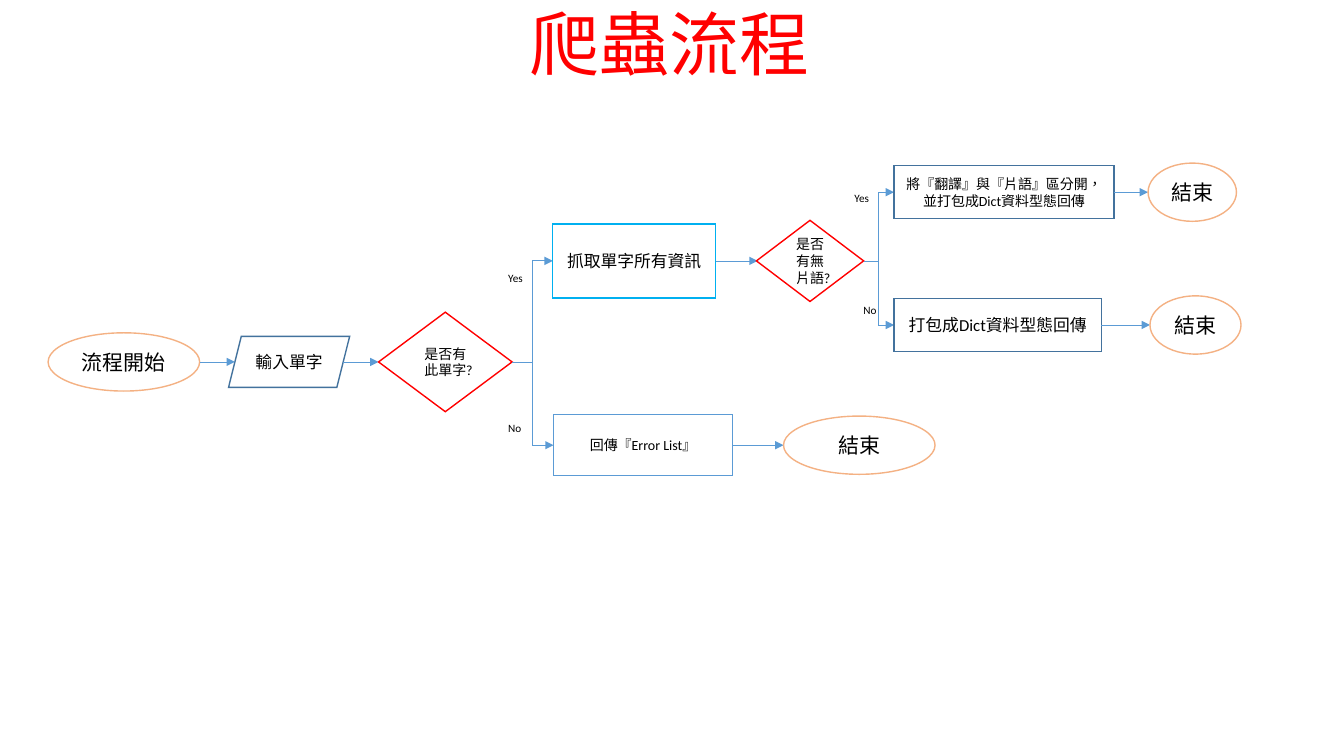
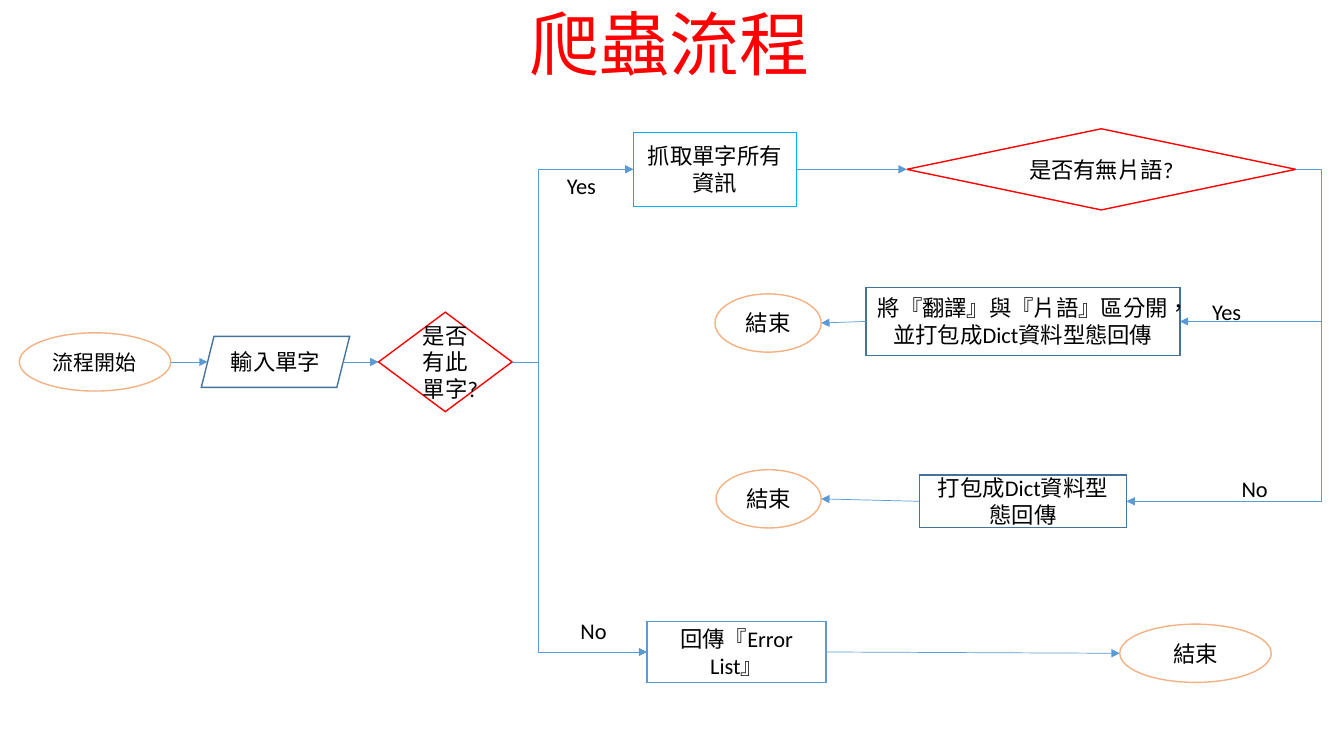
Before and after one commit to WangSsuYen/Final_Exam, a slide deck: slide 1 of newsletter/爬蟲流程.pptx. Drawn at 1344x756 pixels with LibreOffice and Linux fonts; fonts in the diff are those of the drawing. Boxes give left, top, right and bottom in pixels: in the first picture for what was removed or moved away, otherwise in the second. Text is boxed around its words. In the diff, an @@ line names an element or a change of style, - is before the commit and + after.

```diff
--- a/newsletter/爬蟲流程.pptx
+++ b/newsletter/爬蟲流程.pptx
@@ rectangle "抓取單字所有資訊": place and size @@
-rectangle "抓取單字所有資訊" at [553, 224, 716, 297]
+rectangle "抓取單字所有資訊" at [634, 132, 798, 206]
@@ size 10 to 16 pt in 4 elements at [379, 313, 512, 412], [866, 287, 1181, 356], [647, 622, 826, 683], [907, 129, 1297, 211] @@
@@ diamond "是否有無片語?": place and size @@
-diamond "是否有無片語?" at [756, 221, 863, 302]
+diamond "是否有無片語?" at [907, 129, 1297, 211]
@@ elbow arrow moved from (512, 362) - (553, 261) to (512, 362) - (634, 169) @@
@@ text "Yes": place and size @@
-text "Yes" at [508, 274, 523, 282]
+text "Yes" at [567, 179, 596, 194]
@@ arrow moved from (716, 261) - (758, 261) to (797, 169) - (907, 169) @@
@@ elbow arrow moved from (864, 261) - (894, 325) to (1297, 169) - (1127, 501) @@
@@ elbow arrow moved from (864, 261) - (894, 193) to (1297, 169) - (1181, 322) @@
@@ size 15 to 16 pt in 3 elements at [1120, 624, 1271, 683], [716, 470, 821, 528], [715, 294, 821, 353] @@
@@ ellipse "結束": place and size @@
-ellipse "結束" at [1148, 163, 1237, 222]
+ellipse "結束" at [715, 294, 821, 353]
@@ rectangle "將『翻譯』與『片語』區分開，並打包成Dict資料型態回傳": place and size @@
-rectangle "將『翻譯』與『片語』區分開，並打包成Dict資料型態回傳" at [894, 165, 1114, 219]
+rectangle "將『翻譯』與『片語』區分開，並打包成Dict資料型態回傳" at [866, 287, 1181, 356]
@@ text "Yes": place and size @@
-text "Yes" at [854, 195, 869, 202]
+text "Yes" at [1212, 305, 1241, 322]
@@ arrow moved from (1114, 193) - (1148, 193) to (866, 322) - (822, 323) @@
@@ size 12 to 16 pt in 3 elements at [202, 337, 350, 388], [634, 132, 798, 206], [920, 475, 1127, 528] @@
@@ rectangle "打包成Dict資料型態回傳": place and size @@
-rectangle "打包成Dict資料型態回傳" at [894, 298, 1102, 352]
+rectangle "打包成Dict資料型態回傳" at [920, 475, 1127, 528]
@@ ellipse "流程開始": place and size @@
-ellipse "流程開始" at [48, 333, 200, 391]
+ellipse "流程開始" at [19, 333, 170, 391]
@@ parallelogram "輸入單字": place and size @@
-parallelogram "輸入單字" at [229, 337, 350, 388]
+parallelogram "輸入單字" at [202, 337, 350, 388]
@@ arrow moved from (200, 362) - (235, 362) to (170, 362) - (208, 362) @@
@@ elbow arrow moved from (512, 362) - (554, 446) to (512, 362) - (647, 652) @@
@@ ellipse "結束": place and size @@
-ellipse "結束" at [1150, 296, 1241, 355]
+ellipse "結束" at [716, 470, 821, 528]
@@ size 8 to 16 pt in 4 elements at [567, 179, 596, 194], [580, 624, 606, 639], [1212, 305, 1241, 322], [1242, 482, 1268, 502] @@
@@ text "No": place and size @@
-text "No" at [863, 307, 876, 314]
+text "No" at [1242, 482, 1268, 502]
@@ arrow moved from (1102, 325) - (1150, 325) to (920, 501) - (822, 499) @@
@@ text "No": place and size @@
-text "No" at [508, 425, 521, 432]
+text "No" at [580, 624, 606, 639]
@@ rectangle "回傳『Error List』": place and size @@
-rectangle "回傳『Error List』" at [554, 414, 732, 475]
+rectangle "回傳『Error List』" at [647, 622, 826, 683]
@@ ellipse "結束": place and size @@
-ellipse "結束" at [783, 416, 935, 475]
+ellipse "結束" at [1120, 624, 1271, 683]
@@ arrow moved from (733, 446) - (783, 446) to (827, 652) - (1120, 653) @@
```
Also in this commit, not shown: 5 slides added.
